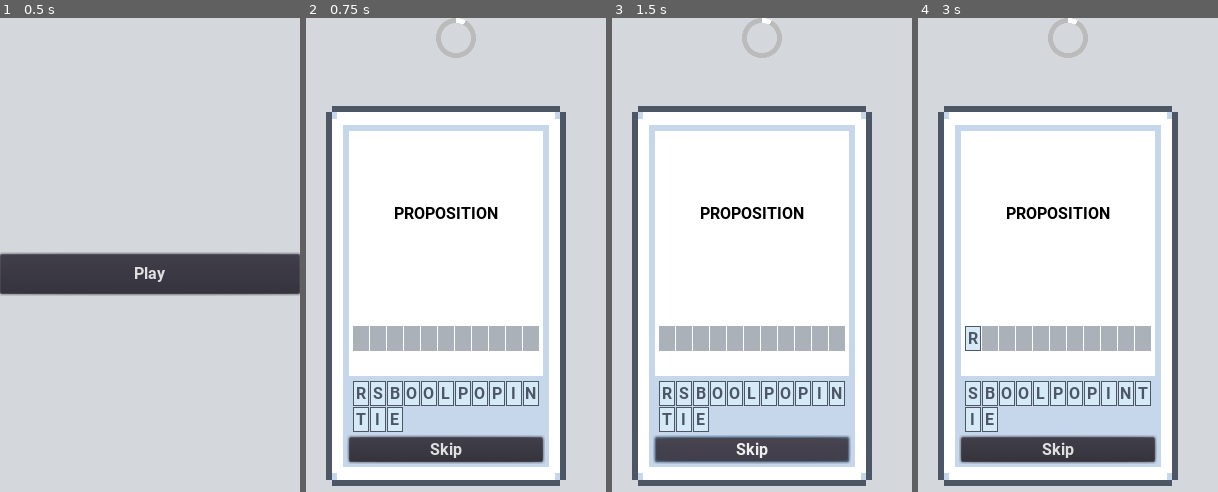
Above: before the commit, frames 1-4 (left to right).
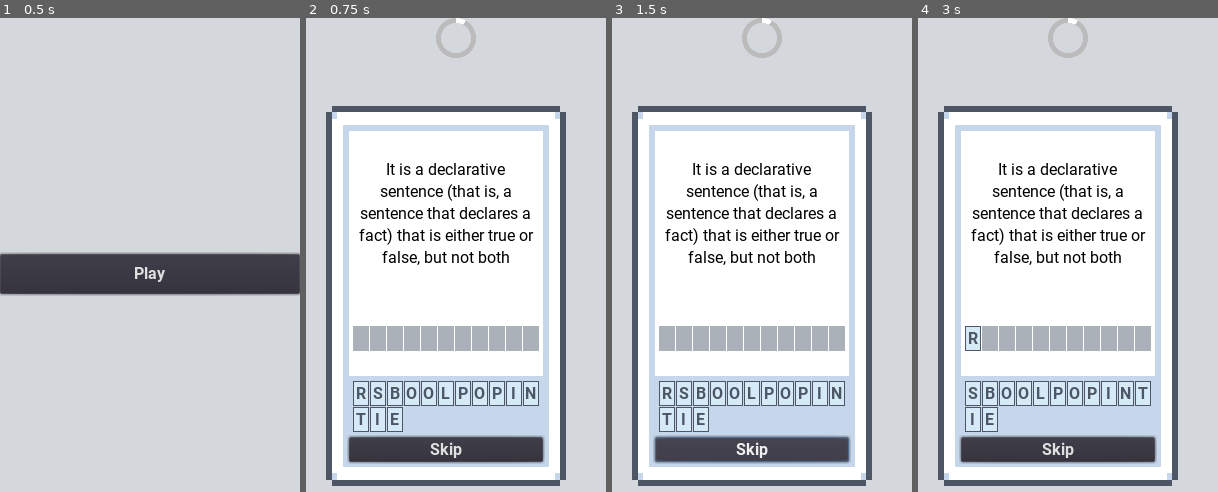
Above: after the commit, the same moments.

Repository: LoneDespair/comsci-card_game
Game: Godot game, scene res://src/main/main.tscn
Two runs of this game, one before a commit and one after it. Both use one fixed random seed, a clock stepped at 60 frames per second and the inputs below.
Inputs:
- Up to frame 1 (0.5 s): no input
- Up to frame 2 (0.75 s): click "Play" at 0.5 s
- Up to frame 3 (1.5 s): click "Skip" at 1.25 s
- Up to frame 4 (3 s): click "Skip" at 2 s; click "R" at 2.75 s

Frame 1 is identical in both runs. In frame 2, 2.8% of the frame differs, in the area x 17-76%, y 30-53%; in frame 3, 2.8%; in frame 4, 2.8%.

Commit message:
changed question font to regular size

Diff:
--- a/src/card/card.tscn
+++ b/src/card/card.tscn
@@ -1,10 +1,21 @@
-[gd_scene load_steps=7 format=2]
+[gd_scene load_steps=10 format=2]
 
 [ext_resource path="res://src/card/initiator.gd" type="Script" id=1]
 [ext_resource path="res://src/card/answer_logic.gd" type="Script" id=2]
+[ext_resource path="res://src/main/roboto_regular.ttf" type="DynamicFontData" id=3]
 [ext_resource path="res://src/card/letter_logic.gd" type="Script" id=4]
 [ext_resource path="res://src/card/selection_logic.gd" type="Script" id=5]
 [ext_resource path="res://src/card/checker.gd" type="Script" id=6]
+
+[sub_resource type="DynamicFont" id=6]
+font_data = ExtResource( 3 )
+
+[sub_resource type="StyleBoxFlat" id=5]
+content_margin_left = 5.0
+content_margin_right = 5.0
+content_margin_top = 5.0
+content_margin_bottom = 5.0
+draw_center = false
 
 [sub_resource type="StyleBoxFlat" id=4]
 content_margin_left = 0.0
@@ -58,9 +69,13 @@
 margin_bottom = 167.0
 size_flags_vertical = 3
 custom_colors/font_color = Color( 0, 0, 0, 1 )
-text = "Question here"
+custom_fonts/font = SubResource( 6 )
+custom_styles/normal = SubResource( 5 )
+text = "It is a declarative sentence (that is, a sentence that declares a fact) that is either true or false, but not both"
 align = 1
 valign = 1
+autowrap = true
+clip_text = true
 
 [node name="answer" type="GridContainer" parent="ui/content/VBoxContainer"]
 unique_name_in_owner = true
--- a/src/play/initiator.gd
+++ b/src/play/initiator.gd
@@ -16,7 +16,7 @@
 		var card_scn := CARD_PCK.instance()
 		deck.add_child(card_scn)
 
-		card_scn.get_node("%question").text = key
+#		card_scn.get_node("%question").text = key
 
 		var checker := card_scn.get_node("checker")
 		checker.connect("correct", self, "correct")
Binary file added: src/main/roboto_regular.ttf
